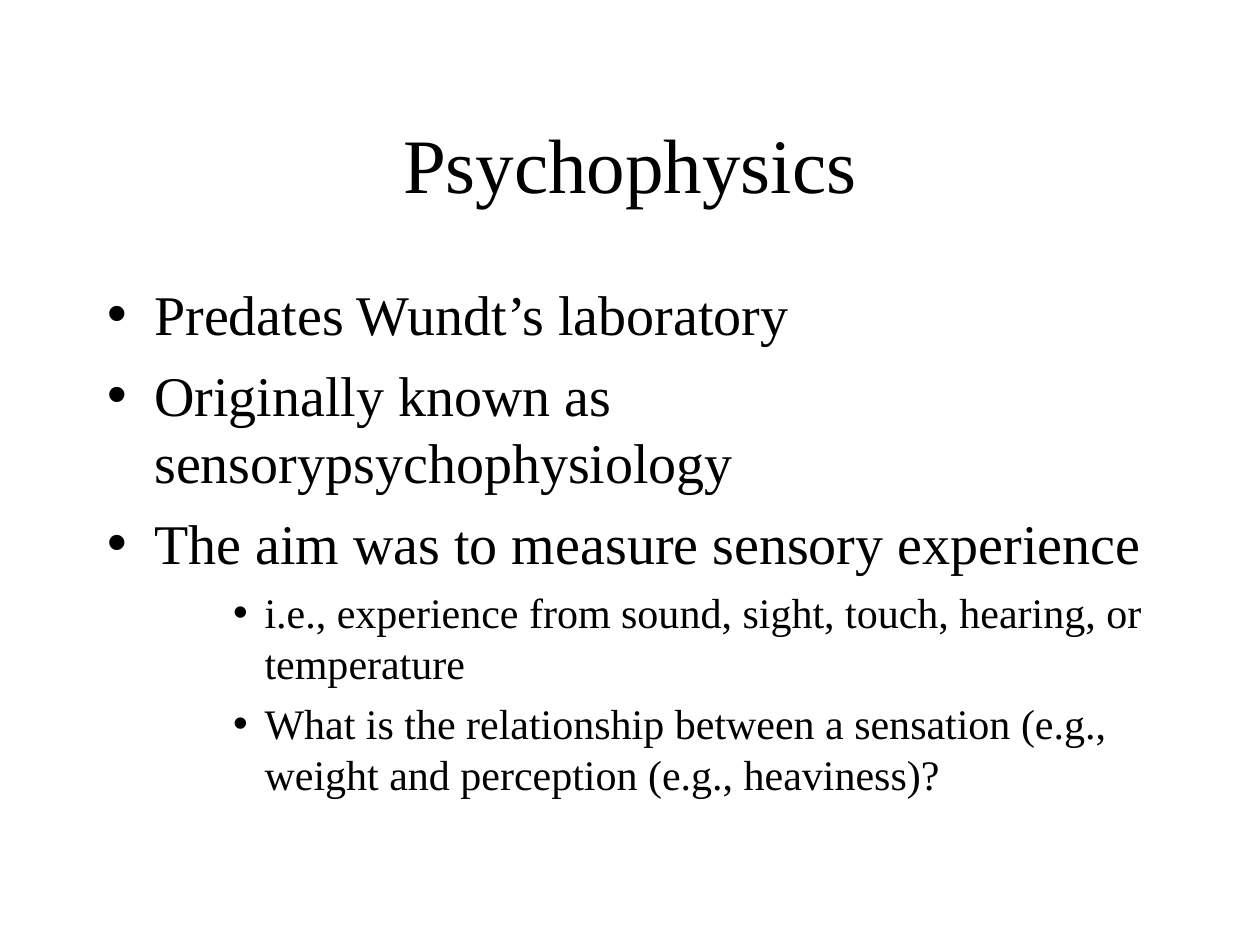
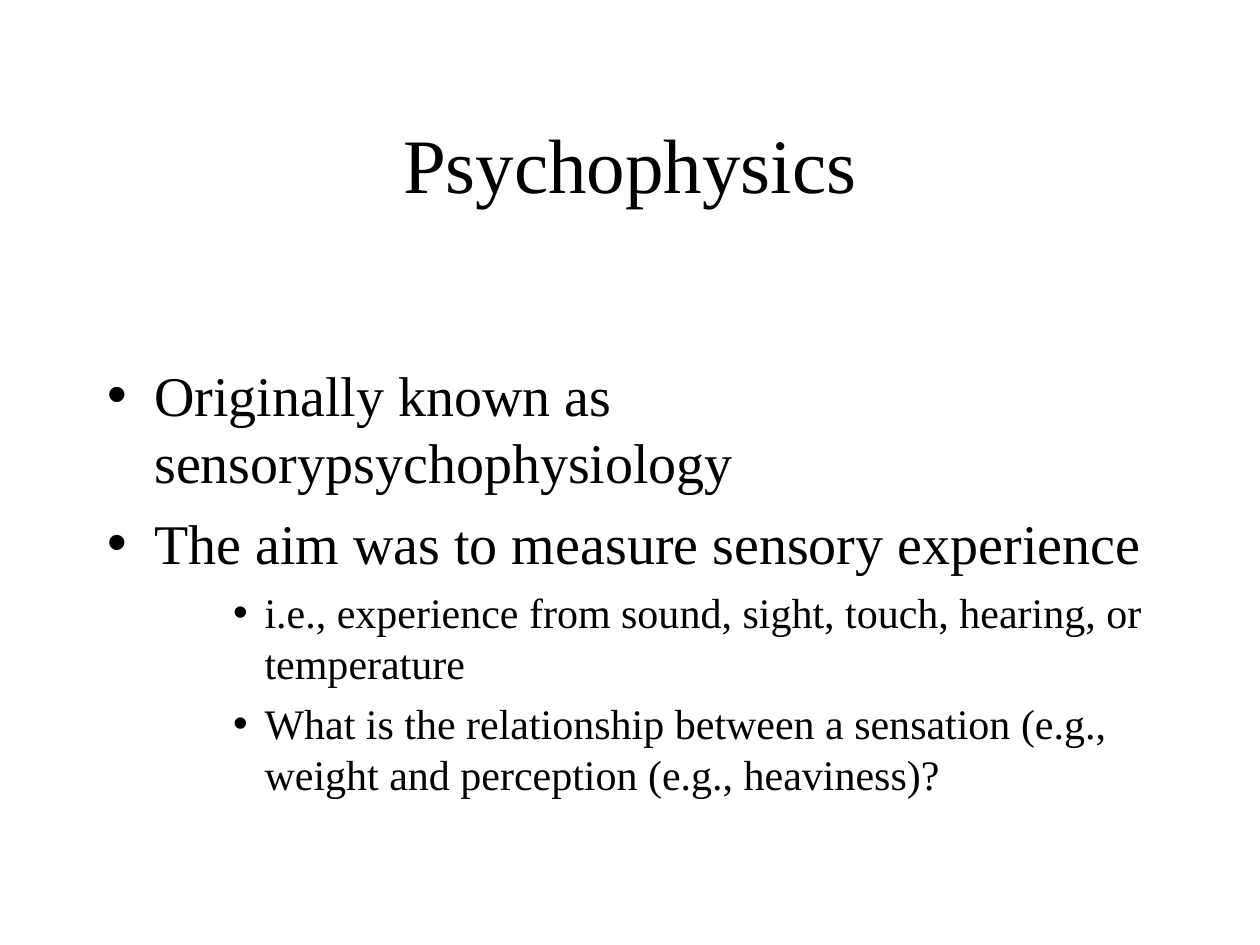
Before and after one commit to ajwills72/critical-thinking, a slide deck: slide 3 of src/measurement.odp. Drawn at 1260x945 pixels with LibreOffice and Linux fonts; fonts in the diff are those of the drawing. Boxes give left, top, right and bottom in pixels: in the first picture for what was removed or moved away, otherwise in the second. Text is boxed around its words. In the diff, an @@ line names an element or a change of style, - is before the commit and + after.

```diff
--- a/src/measurement.odp
+++ b/src/measurement.odp
@@ text at box(154, 296, 788, 345): paragraph removed @@
-• Predates Wundt’s laboratory
```
Also in this commit, not shown: 7 other slides changed, 4 slides removed, 1 other file.
